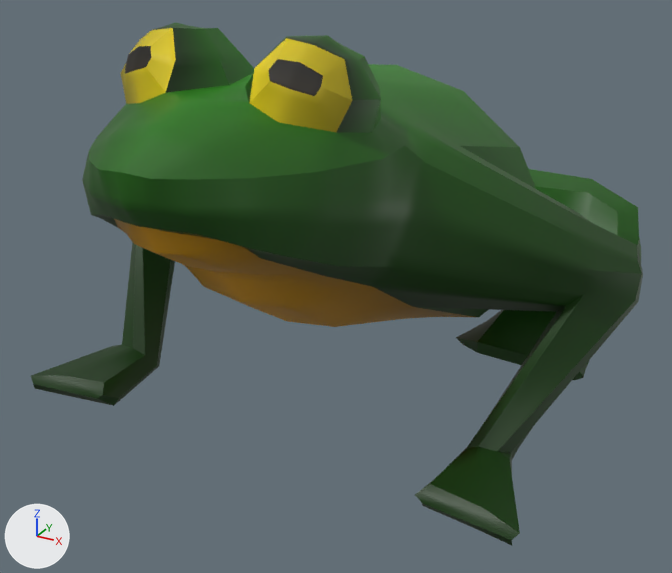
The Blender file frog/Frog.blend, before and after one commit.
Camera for both pictures: a 50 mm lens placed at (0.628, -1.236, 0.702), pointed at (-0.011, -0.075, 0.121). The lights are fixed; the arrows at lower left show +X, +Y and +Z.

Before the edit, the objects in view are built like this:
```python
me_cube_002 = bpy.data.meshes.new('Cube.002')
me_cube_002.from_pydata(...)  # 211 vertices, 192 faces, 2 loose edges; spans x -0.431..0.001, y -0.545..0.541, z -0.029..0.541
me_cube_002.polygons.foreach_set('use_smooth', [True] * 192)
me_cube_002.materials.append(mat_wl_frog)
# before: 161 (-0.1, -0.449, 0.322), 183 (-0.134, -0.367, 0.277), 184 (-0.16, -0.375, 0.297)
ob_frog = bpy.data.objects.new('Frog', me_cube_002)
ob_frog.location = (0.0, 0.0, 0.0)
_m = ob_frog.modifiers.new('Mirror', 'MIRROR')
_m = ob_frog.modifiers.new('Subdivision', 'SUBSURF')
_m.subdivision_type = 'SIMPLE'
```
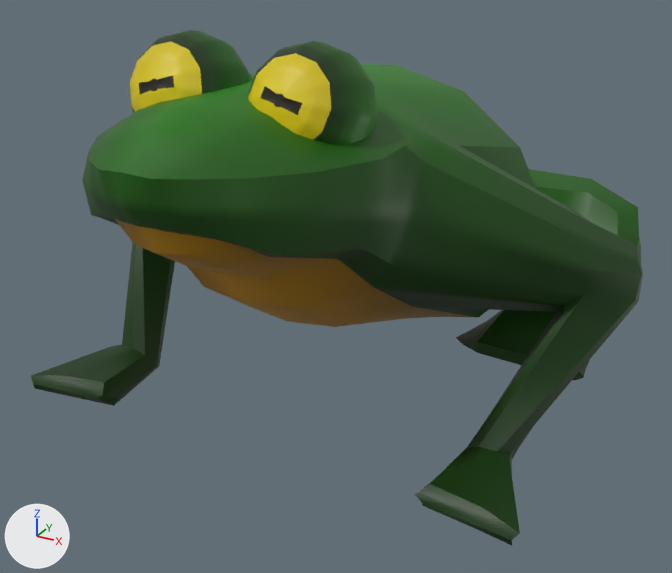
What differs and where, as boxes (x1, y1, x2, y2) in the pictures (672 x 573 px; the box of a moved part takes in the faces that stretch with it):
'Frog', reshaped
    before: (31, 23, 643, 546)
    after: (31, 30, 643, 546)
part 1 of me_cube_002, added
    after: (130, 30, 377, 145)
part 2 of me_cube_002, cut back
    before: (97, 23, 406, 172)
    after: (97, 74, 406, 172)
part 3 of me_cube_002, moved or reshaped
    both: (93, 211, 416, 308)

The change, as a list of edits to the scene's bpy script:
```text
Change me_cube_002:
    used by ob_frog; location = (0.0, 0.0, 0.0)
    verts and faces of me_cube_002; kept vertices keep their numbers, new ones are numbered from 211
    remove me_cube_002.from_pydata(...)  # 211 vertices, 192 faces, 2 loose edges; spans x -0.431..0.001, y -0.545..0.541, z -0.029..0.541
    add me_cube_002.from_pydata(...)  # 313 vertices, 305 faces, 2 loose edges; spans x -0.431..0.0, y -0.545..0.541, z -0.029..0.533
    me_cube_002 part 1: a new loose piece of 134 vertices spanning x -0.163..-0.01, y -0.384..-0.233, z 0.38..0.533, in mat_wl_frog
    me_cube_002 part 2
    34 vertices are removed from x -0.172..0.001, y -0.398..-0.216, z 0.439..0.541
    37 faces are deleted
    1 vertex moves from x 0.0, y -0.336, z 0.48 to x 0.0, y -0.328, z 0.477
    2 vertices are added at (0.0, -0.226, 0.474), (-0.08, -0.32, 0.462)
    6 new faces join them
    me_cube_002 part 3
    add verts[161] = (-0.105, -0.441, 0.322)  # moved
    add verts[183] = (-0.144, -0.352, 0.296)  # moved
    add verts[184] = (-0.175, -0.349, 0.313)  # moved
```
